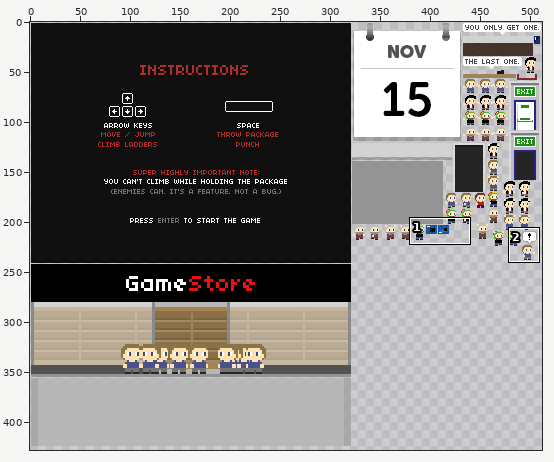
Edited in one commit: sprite sheet (build/assets/sprites.png). Above, an overview of the earlier version with the close-up marked.
Close-up. Before the edit:
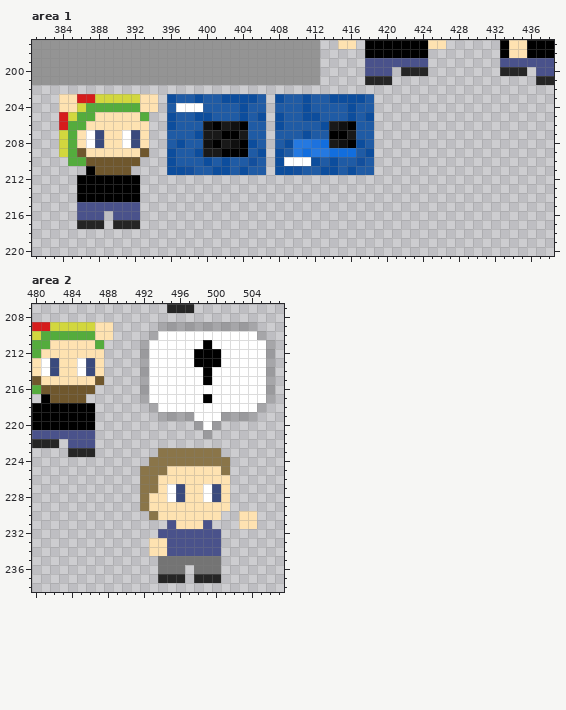
The file is 1024x1024 pixels, drawn in blocks of 2x2; one block is one cell here. Pixels under 10% opacity are left out. Colours within 5 levels of each other are drawn and written as one. Shown: area 1: x 381..438, y 197..220; area 2: x 480..507, y 207..238. The wide view leaves out empty margins.
After:
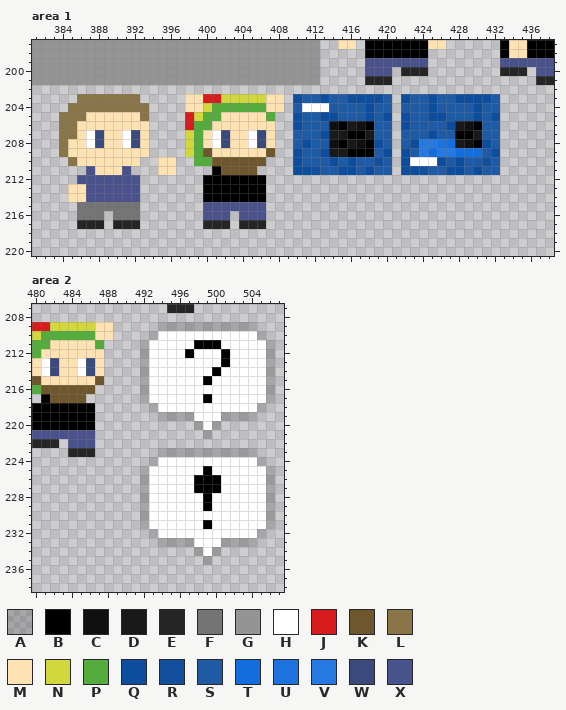
Palette (. is transparent): A #00000030  B #000000  C #101010  D #191919  E #252525  F #747474  G #949494  H #ffffff  J #d61c1c  K #6f572d  L #8a7549  M #fee2b1  N #d2d73e  P #54ac3d  Q #0c4d9d  R #134f9d  S #1f5ba5  T #126ede  U #1d72de  V #2579e1  W #3a4a7d  X #4a528b
Changes in this commit:
Changed rows in their new state; - is an unchanged pixel.
Area 1:
first column x 384:
203 ..LLLLLLL..-..MMJJNNNNNMM.QS-QSS--QQS-QSSQSSQQQQS
204 .LLLLLLLLL.-..MMNPPPPPPMM.-HHH--S-QSS-SSSQSSSSQSS
205 LLLM-----L--..JNPPMMMMMP..QSSQQ-S--SQ-QSSQQSSSQSQ
206 LLM---------..JPPMMMMMMM..Q--SCBDCBSS-QSSSSQDCBSS
207 LL----------..NPMHWMMHWM..-S-QDDBBDSS-SSSQSSBBDSS
208 LM----------..NPMHWMMHWM..SQSSCBDCBQS-SQVVUTDCBQS
209 LMM------M--..NPKMMMMMMK..QSSQDDBBBSQ-QSVTVVTTTSQ
210 -LMMMMMMM--MM..PPKKKKKK-..QSS---QS-RS-QHHHQSQSSRS
211 ---XMMMX---MM....BKKKK.-..QQRSSQ--QSS-QQRSSQQSQSS
212 --XXXXXXX-------BBBBBBB--------------------------
213 -MMXXXXXX-------BBBBBBB--------------------------
214 -MMXXXXXX-------BBBBBBB--------------------------
215 --FFFFFFF-------XXXXXXX--------------------------
216 --FFF-FFF-------XXX-XXX--------------------------
217 ----------------EEE-EEE--------------------------
Area 2:
first column x 497:
211 -B-B-
212 BHHHB
213 -HHHB
214 --HB-
first column x 492:
223 --AAAAAAAAAAA--
224 -AHHHHHHHHHHHA-
225 AHHHHHHBHHHHHHA
226 AHHHHHBBBHHHHHA
227 AHH-HHBBBHHHHHA
228 AHH-HHHBHHHHHHA
229 AHHHHHHBHHHHHHA
230 AHHHHHHHHHHHHHA
231 AHHHHHHBHHHHHHA
232 -AHHHHHHHHHHHA-
233 -.AAAAHHHAAAA--
234 -.....AHA------
235 --.....A.------
236 --...-...------
237 --...-...------
Pixel boxes of the changes (left, top, right, bottom) in both close-ups:
changed: (59, 94, 500, 229)
changed: (185, 340, 230, 376)
changed: (140, 448, 275, 583)
